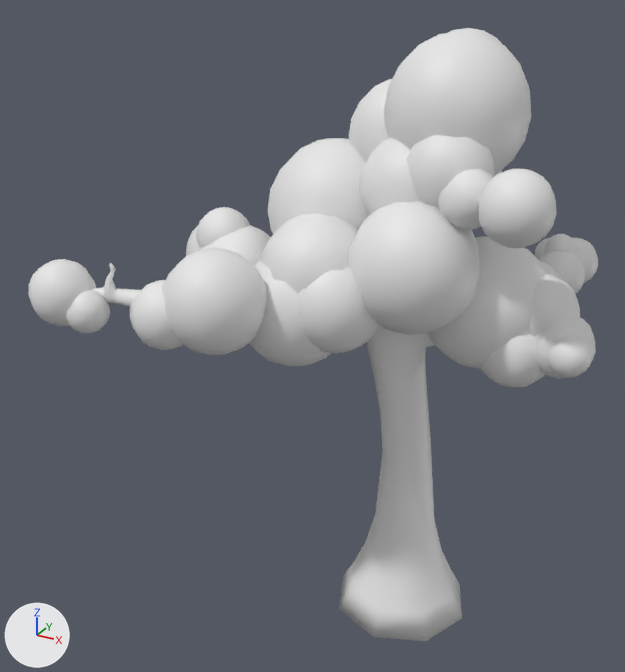
Renders of the FBX model Assets/Models/Tree_2/Tree_2.fbx from each side of a commit.
One viewpoint serves both versions: a 50 mm lens placed at (0.0432, -0.1095, 0.1), pointed at (-0.0143, -0.0049, 0.0477). Every picture has the same lights, and +X, +Y and +Z are marked at lower left. The first picture is the older version. Where no turn or scale is listed for an object, it has been applied to the vertices.

Objects in the first picture: 'leaves', 'trunk'.
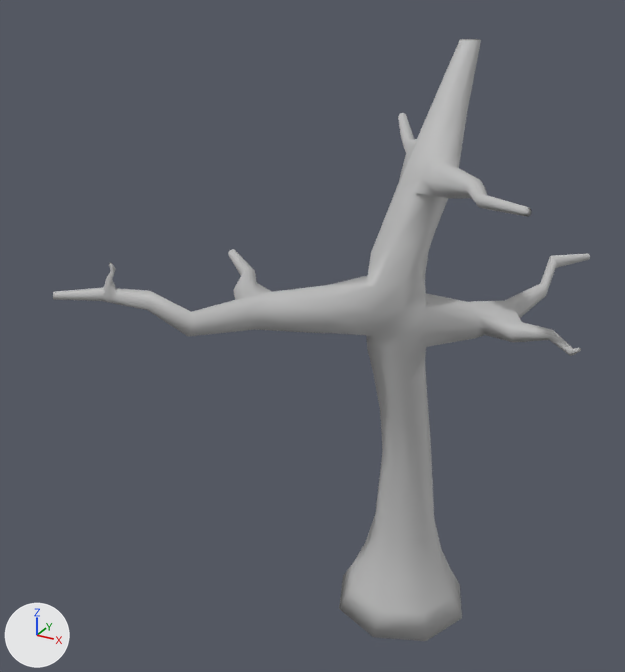
Diff of the bpy script that builds the scene:
```diff
--- a/Assets/Models/Tree_2/Tree_2.fbx.py
+++ b/Assets/Models/Tree_2/Tree_2.fbx.py
@@ mat_tree2_mat @@
+mat_tree2_mat = principled_material('tree2_mat')
+mat_tree2_mat.base_color = (0.5, 0.5, 0.5)  # grey #bcbcbc
+mat_tree2_mat.roughness = 0.553
@@ me_mesh_001 @@
 # used by ob_trunk; location = (-0.0103, -0.0035, 0.046)
-me_mesh_001.from_pydata(...)  # 426 vertices, 432 faces; spans x -0.0323..0.0346, y -0.0254..0.0276, z -0.0452..0.0429
+me_mesh_001.from_pydata(...)  # 425 vertices, 424 faces; spans x -0.0323..0.0346, y -0.0254..0.0276, z -0.0452..0.0429
+# me_mesh_001 part 1: 424 faces spanning x -0.0323..0.0346, y -0.0254..0.0276, z -0.0452..0.0429 switch from mat_openpbr_shader1 (white #e7e7e7) to mat_tree2_mat (grey #bcbcbc)
+# edits to the shape of me_mesh_001 do not show in these pictures
@@ ob_leaves @@
-ob_leaves = bpy.data.objects.new('leaves', me_mesh)
-ob_leaves.location = (-0.0103, -0.0035, 0.046)
```

Boxes [x1, y1, x2, y2] around the edits, measured in the pictures (625 x 672 px):
'leaves', deleted
    before: [28, 28, 598, 387]
part 1 of me_mesh_001, recoloured
    before: [92, 197, 481, 641]
    after: [53, 39, 590, 641]
